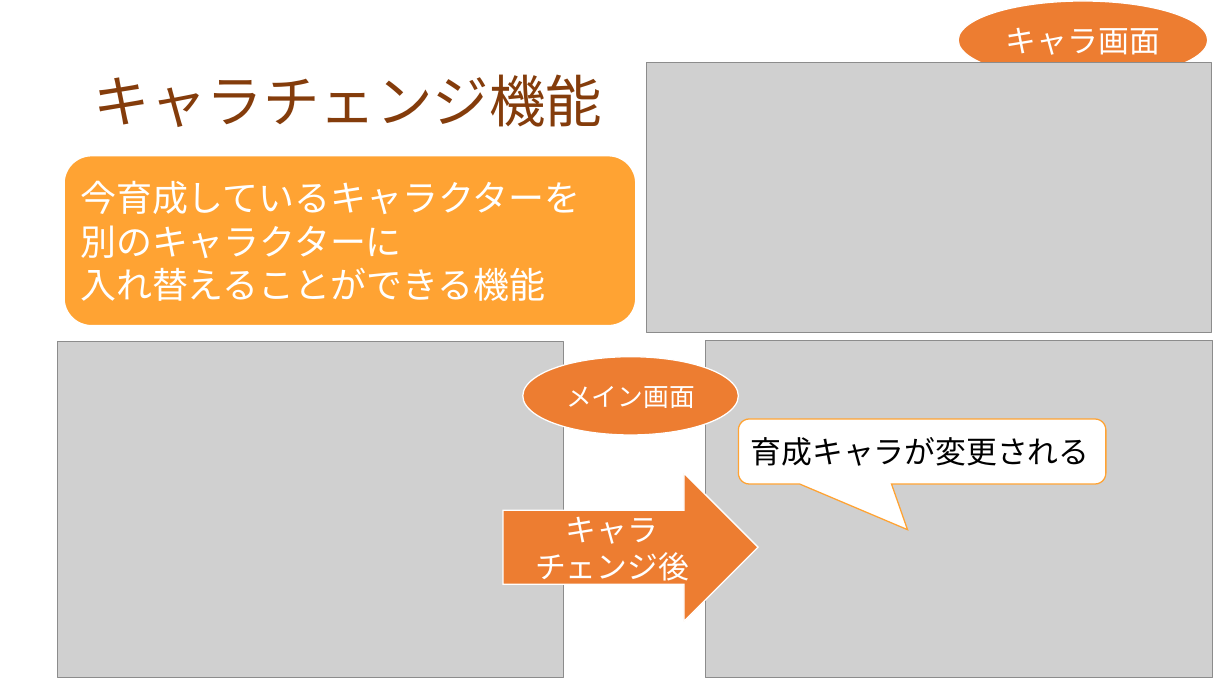
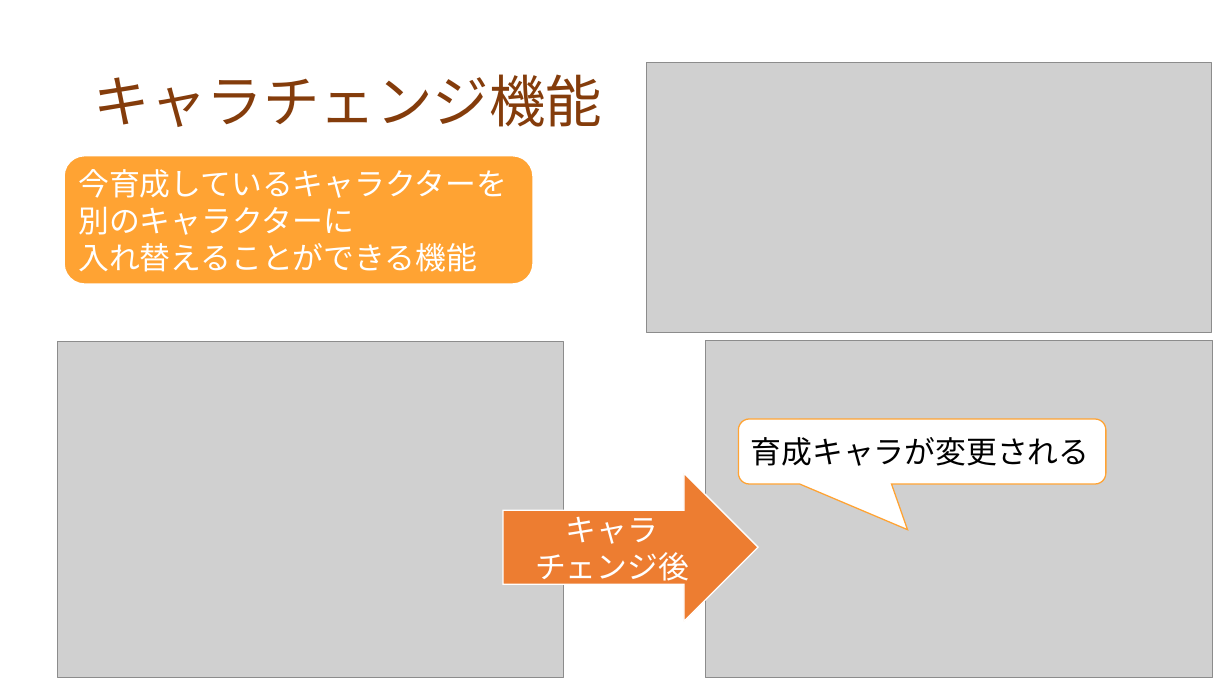
Before and after one commit to dojo2022/F-3, a slide deck: slide 15 of doc/プレゼン資料_F3_なかおっち.pptx (slide 14 before the commit). Drawn at 1232x693 pixels with LibreOffice and Linux fonts; fonts in the diff are those of the drawing; grey boxes stand for pictures. Boxes give left, top, right and bottom in pixels: in the first picture for what was removed or moved away, otherwise in the second. Text is boxed around its words. In the diff, an @@ line names an element or a change of style, - is before the commit and + after.

Commit message:
パワポ訂正
画像差し替えてないです
これから差し替えます

```diff
--- a/doc/プレゼン資料_F3_なかおっち.pptx
+++ b/doc/プレゼン資料_F3_なかおっち.pptx
@@ ellipse removed at (958, 1, 1208, 79) @@
-キャラ画面
@@ rounded rectangle "今育成しているキャラクターを 別のキャラクターに 入れ替えることができる機能": place and size @@
-rounded rectangle "今育成しているキャラクターを 別のキャラクターに 入れ替えることができる機能" at (63, 154, 637, 327)
+rounded rectangle "今育成しているキャラクターを 別のキャラクターに 入れ替えることができる機能" at (63, 154, 534, 286)
@@ rounded rectangle "今育成しているキャラクターを 別のキャラクターに 入れ替えることができる機能" at (63, 154, 534, 286): size 28 to 24 pt @@
@@ ellipse removed at (523, 357, 738, 435) @@
-メイン画面
```
Also in this commit, not shown: 6 other slides changed, 1 slide added.
